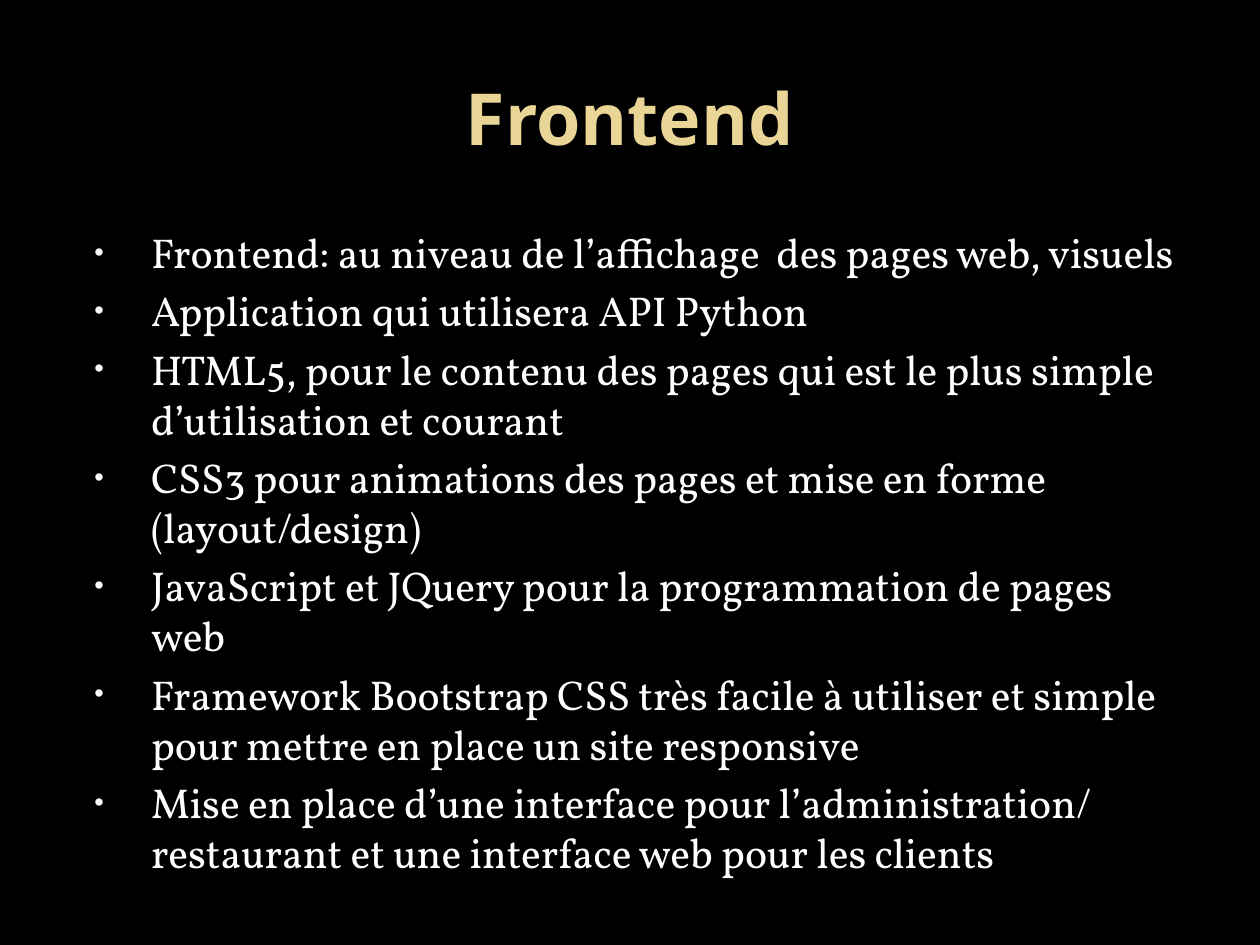
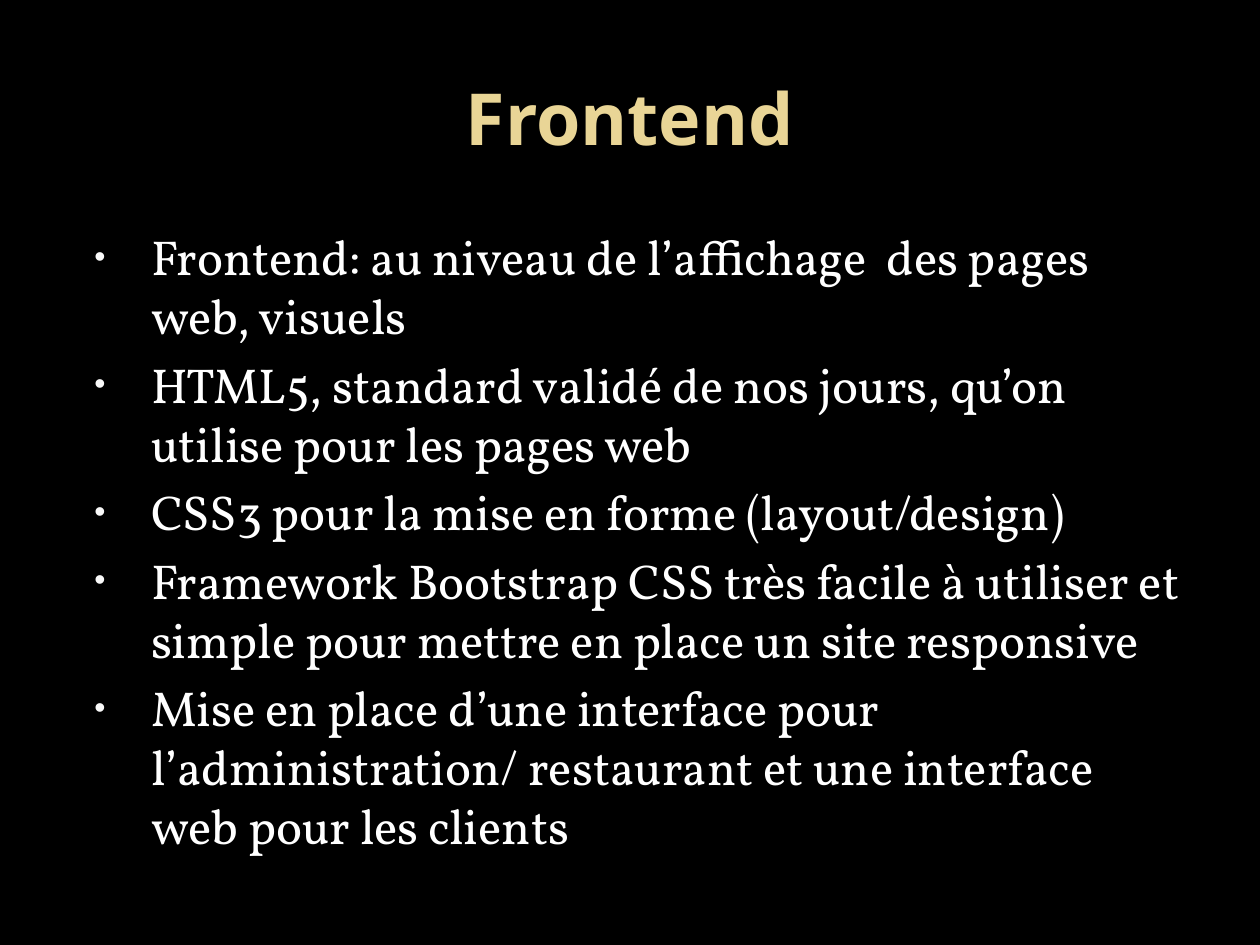
Before and after one commit to yannhamdi/projet4, a slide deck: slide 4 of Technique.pptx. Drawn at 1260x945 pixels with LibreOffice and Linux fonts; fonts in the diff are those of the drawing; background and template pictures are left out. Boxes give left, top, right and bottom in pixels: in the first picture for what was removed or moved away, otherwise in the second. Text is boxed around its words. In the diff, an @@ line names an element or a change of style, - is before the commit and + after.

```diff
--- a/Technique.pptx
+++ b/Technique.pptx
@@ text at (151, 240, 1179, 856): size 23.8 to 28 pt in "Frontend: au niveau de l’affichage des pages ...", "Framework Bootstrap CSS très facile à utiliser ...", "Mise en place d’une interface pour l’administration/ ..." @@
@@ text at (151, 367, 1066, 544): text changed; size 23.8 to 28 pt @@
-• Application qui utilisera API Python
-• HTML5, pour le contenu des pages qui est le plus simple d’utilisation et courant
-• CSS3 pour animations des pages et mise en forme (layout/design)
-• JavaScript et JQuery pour la programmation de pages web
+• HTML5, standard validé de nos jours, qu’on utilise pour les pages web
+• CSS3 pour la mise en forme (layout/design)
```
Also in this commit, not shown: 4 other slides changed.
